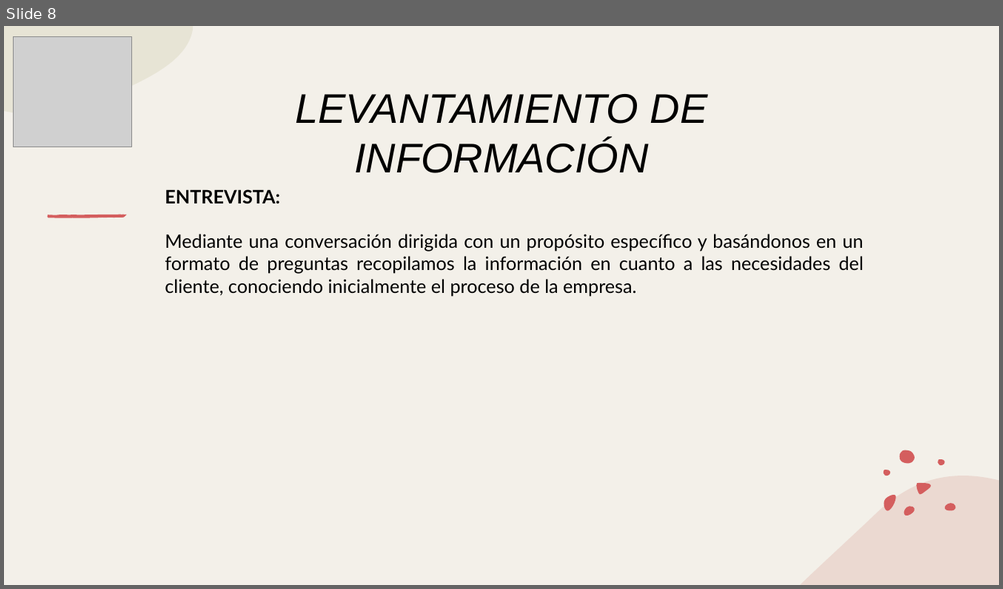
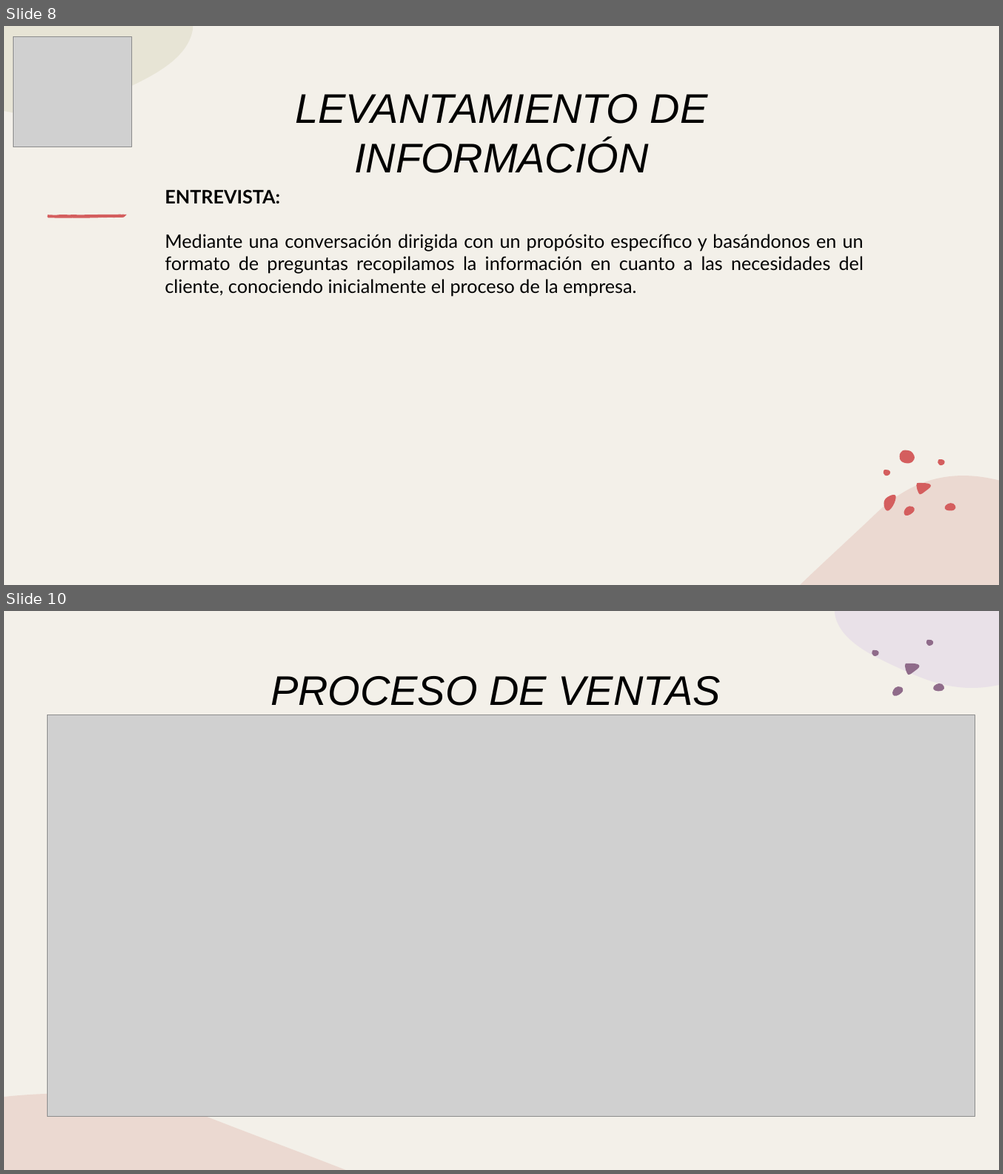
Before and after one commit to huertas-santiago/WebWuky, a slide deck: PRESENTACIONES/Presentacion de Proyecto_WUKY.pptx. Shown one above the other, each under a label of ours: slide 8 before the commit, slides 8 and 10 after it; the slides between them are not shown. The pictures are 1003x589 and 1003x1174 pixels, drawn with LibreOffice and Linux fonts; fonts in the diff are those of the drawing; grey boxes stand for pictures. Boxes give left, top, right and bottom in pixels: in the first picture for what was removed or moved away, otherwise in the second. Text is boxed around its words. In the diff, an @@ line names an element or a change of style, - is before the commit and + after.

```diff
--- a/PRESENTACIONES/Presentacion de Proyecto_WUKY.pptx
+++ b/PRESENTACIONES/Presentacion de Proyecto_WUKY.pptx
@@ slide 10 added at bbox=[4, 611, 999, 1170], background #F3F0E9; not listed: 2 template elements that a slide beside it also shows @@
@@ freeform shape added at bbox=[4, 611, 193, 700], fill #DCD9C3 at 50% opacity @@
@@ rectangle added at bbox=[4, 611, 999, 1170], fill #F3F0E9 @@
@@ freeform shape added at bbox=[835, 611, 999, 687], fill #E9E1E8 @@
@@ text added at bbox=[270, 676, 720, 706], 40 pt, text #000000, italic @@
+PROCESO DE VENTAS
@@ group added at bbox=[872, 639, 944, 696]: 5 freeform shapes @@
@@ picture added at bbox=[47, 715, 975, 1117] @@
@@ freeform shape added at bbox=[47, 880, 126, 880], fill #D45E5E @@
@@ freeform shape added at bbox=[47, 881, 48, 881], fill #D45E5E @@
@@ freeform shape added at bbox=[47, 877, 126, 881], fill #D45E5E @@
@@ freeform shape added at bbox=[800, 1061, 999, 1170], fill #E5C4BA at 50% opacity @@
@@ freeform shape added at bbox=[4, 1093, 346, 1170], fill #E5C4BA at 50% opacity @@
```
Also in this commit, not shown: 2 slides changed, 1 slide removed.
